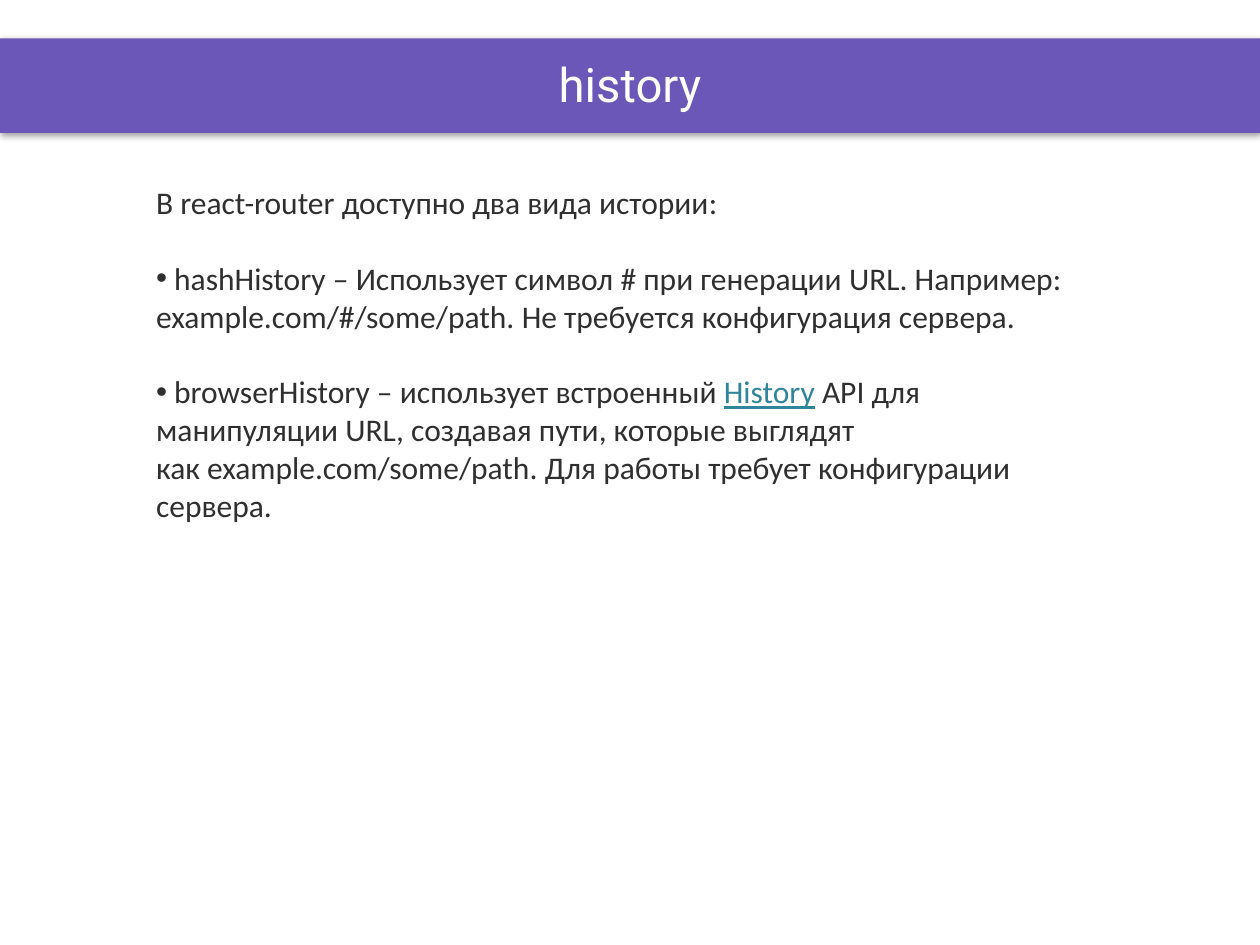
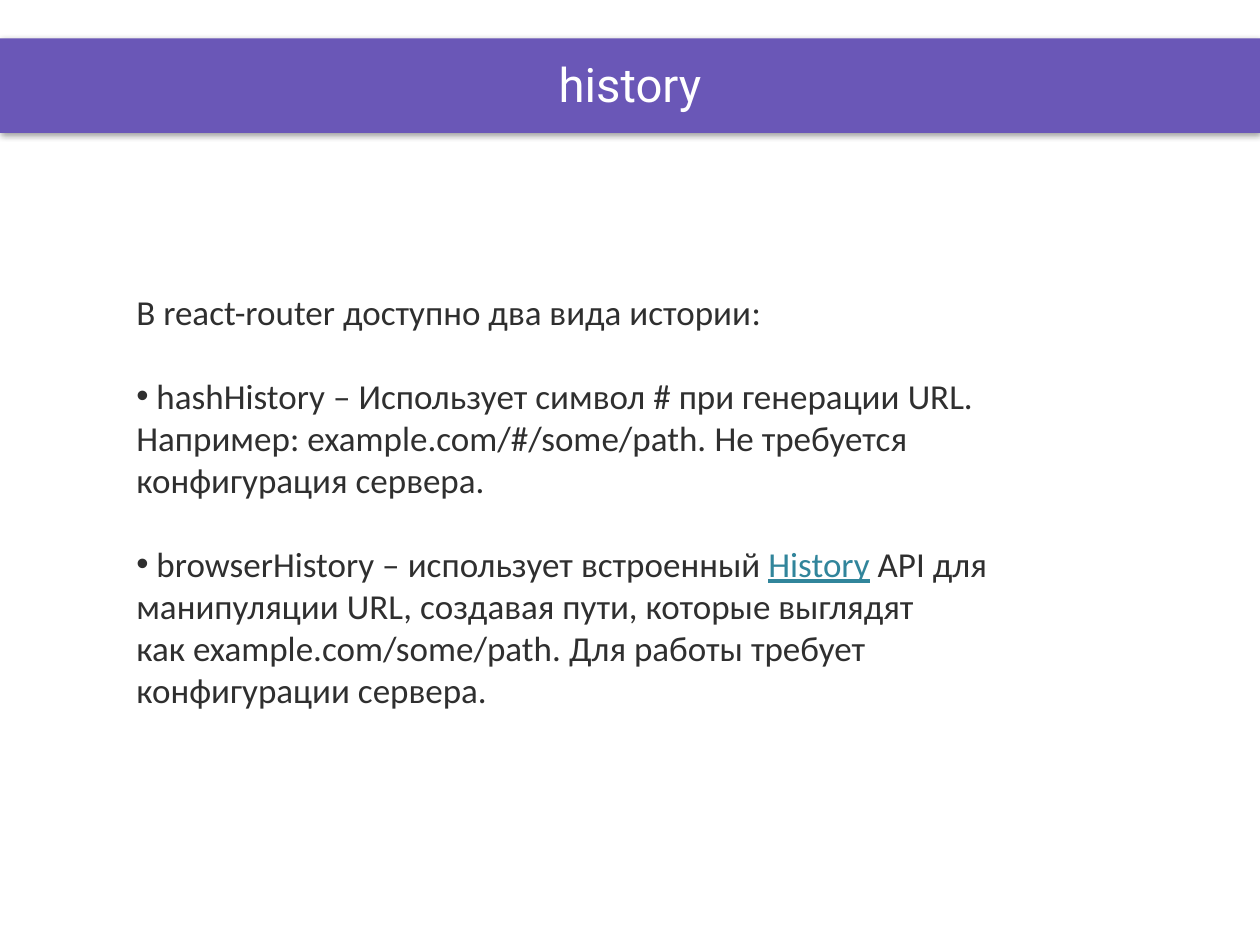
Before and after one commit to DinamickaDevelopment/ignite, a slide deck: slide 4 of ReactJS/lesson_24/Presentation/React_routing.pptx. Drawn at 1260x945 pixels with LibreOffice and Linux fonts; fonts in the diff are those of the drawing; background and template pictures are left out. Boxes give left, top, right and bottom in pixels: in the first picture for what was removed or moved away, otherwise in the second. Text is boxed around its words. In the diff, an @@ line names an element or a change of style, - is before the commit and + after.

```diff
--- a/ReactJS/lesson_24/Presentation/React_routing.pptx
+++ b/ReactJS/lesson_24/Presentation/React_routing.pptx
@@ text "В react-router доступно два вида ...": place and size @@
-text "В react-router доступно два вида ..." at (156, 193, 1062, 522)
+text "В react-router доступно два вида ..." at (136, 302, 987, 709)
@@ text "В react-router доступно два вида ..." at (136, 302, 987, 709): size 18 to 20 pt @@
```
Also in this commit, not shown: 2 other slides changed, 49 other files.
